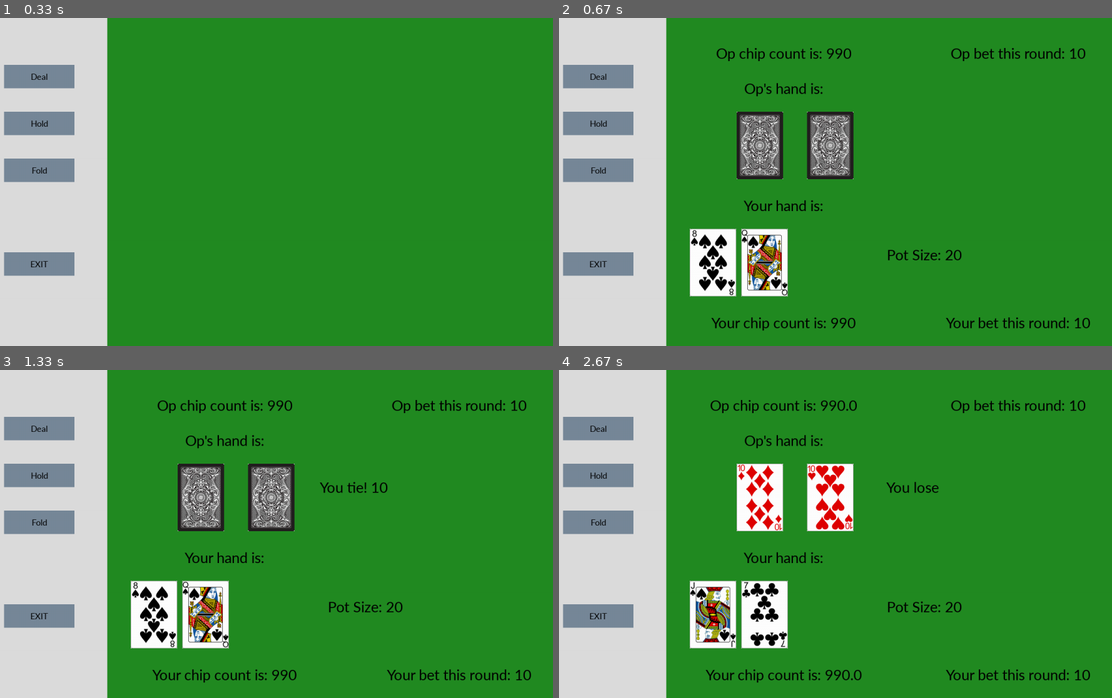
Above: before the commit, frames 1-4 (two rows, left to right).
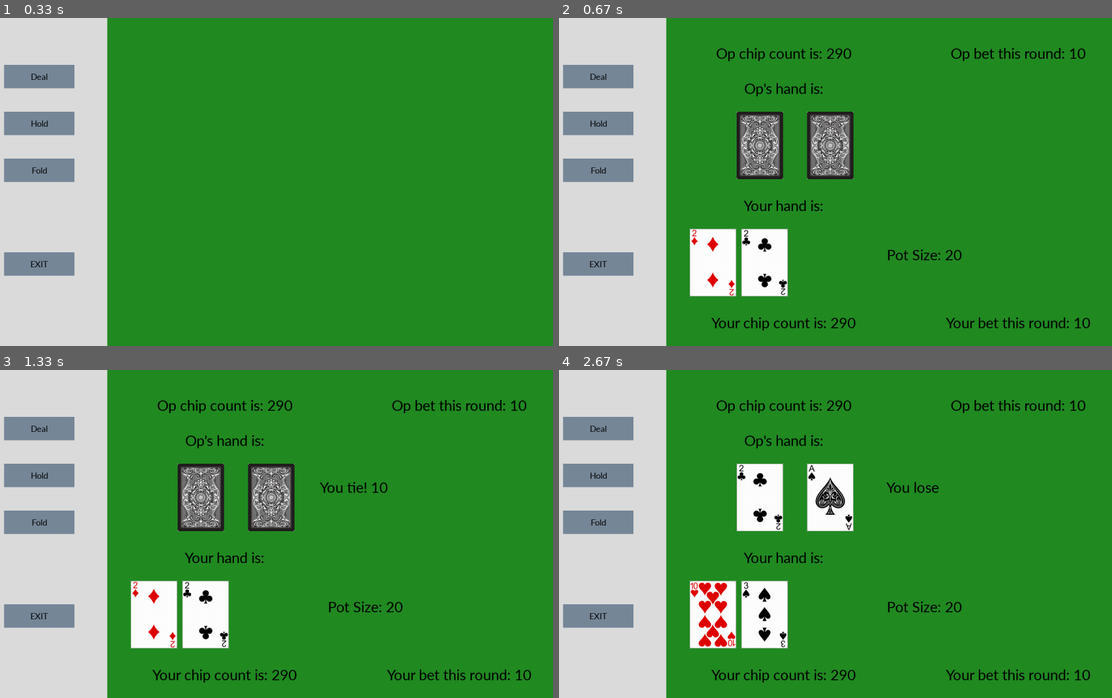
Above: after the commit, the same moments.

Repository: xpoes123/guts
Game: pygame game, started from guts_pygame.py
Two runs of this game, one before a commit and one after it. Both use one fixed random seed, a clock stepped at 60 frames per second and the inputs below.
Inputs (mouse positions are in pixels of both pictures, inside the frame that each line leads up to):
- Up to frame 1 (0.33 s): no input
- Up to frame 2 (0.67 s): press the mouse at (597, 77) at 0.37 s; move the mouse to (724, 178) at 0.47 s; release the mouse at (846, 277) at 0.6 s
- Up to frame 3 (1.33 s): click "Fold" at 0.72 s; press the mouse at (38, 520) at 1.03 s; move the mouse to (199, 504) at 1.13 s; release the mouse at (359, 488) at 1.27 s
- Up to frame 4 (2.67 s): click "Hold" at 1.88 s; press the mouse at (597, 429) at 2.2 s; move the mouse to (813, 491) at 2.3 s; release the mouse at (1034, 556) at 2.43 s; press the mouse at (597, 474) at 2.53 s; move the mouse to (785, 491) at 2.63 s

Frame 1 is identical in both runs. In frame 2, 1.6% of the frame differs, in the area x 23-51%, y 9-95%; in frame 3, 1.6%; in frame 4, 4.1%, in the area x 23-55%, y 9-96%.

Commit message:
Update guts_pygame.py

Diff:
--- a/guts_pygame.py
+++ b/guts_pygame.py
@@ -5,16 +5,15 @@
 import time
 import math
 
+# Pygame boilerplate
 pygame.init()
-
 clock = pygame.time.Clock()
-
 screen = pygame.display.set_mode((display_width, display_height))
-
 pygame.display.set_caption('Guts')
 screen.fill(background_color)
 pygame.draw.rect(screen, grey, pygame.Rect(0, 0, 250, 700))
 
+# Functions required for printing text
 def text_objects(text, font):
     textSurface = font.render(text, True, black)
     return textSurface, textSurface.get_rect()
@@ -26,28 +25,36 @@
     pygame.display.update()
 
 def chip_texts(text, x, y, amt):
-    text = text + " " +  str(amt)
+    text = text + " " +  str(math.floor(amt))
     TextSurf, TextRect = text_objects(text, textfont)
     TextRect.center = (x, y)
     screen.blit(TextSurf, TextRect)
     pygame.display.update()
 
-
-def button(msg, x, y, w, h, ic, ac, action=None):
+# Responsible for managing button presses and drawing the buttons
+def button(msg, x, y, w, h, ic, ac, action = None):
     mouse = pygame.mouse.get_pos()
     click = pygame.mouse.get_pressed()
+    # Checks if the mouse is currently where the button is at
     if x + w > mouse[0] > x and y + h > mouse[1] > y:
+        # Draws the box for the button
         pygame.draw.rect(screen, ac, (x, y, w, h))
+        # Checks if the button was clicked when mouse is hovering over button
         if click[0] == 1 != None:
             action()
+            # Attempt to try and prevent the button from multi clicking.
+            # Ideally I want to find a better solution because it causes the game to refresh in a weird way.
             time.sleep(0.1)
     else:
+        # Draws the box for the button
         pygame.draw.rect(screen, ic, (x, y, w, h))
 
+    # Prints the text for the buttons
     TextSurf, TextRect = text_objects(msg, font)
     TextRect.center = ((x + (w/2)), (y + (h/2)))
     screen.blit(TextSurf, TextRect)
 
+# Class for the main logic of the game
 class Play:
     def __init__(self):
         self.deck = Deck()
@@ -55,10 +62,10 @@
         self.dealer = Hand()
         self.player = Hand()
 
-        self.playerChips = 1000
-        self.playerBet = 10
-        self.opChips = 1000
-        self.opBet = 10
+        self.playerChips = STARTSTACK
+        self.playerBet = ANTE
+        self.opChips = STARTSTACK
+        self.opBet = ANTE
         self.pot = 0
 
         self.dealAction = False
@@ -68,29 +75,47 @@
 
         self.deck.shuffle()
 
+    # Deals cards for the game and keeps track of betting logistics amongst other logistical stuff
     def deal(self):
         # Resetting previous rounds things
         self.dealAction = True
+        # Ensures that deal can't be pressed before an action was given
         if not self.action:
             return
         self.action = False
-        self.deck.shuffle()
+        # Since we keep using blit, we need to redraw the canvas. This is causing issues but oh well
+        # Could potentially be fixed if we drew everything at the same time, but not sure how much that will help
         screen.fill(background_color)
         pygame.draw.rect(screen, grey, pygame.Rect(0, 0, 250, 700))
 
+        # Checks if the game should be over by condition of someone being bankrupt
+        if self.opChips <= self.opBet:
+            game_texts("!!!YOU WIN!!!", 500, 500)
+            time.sleep(5)
+            sys.exit()
+        elif self.playerChips <= self.playerBet:
+            game_texts("!!!YOU LOSE!!!", 500, 500)
+            time.sleep(5)
+            sys.exit()
+
+        # Resets the important data that we need for this hand
         self.dealer = Hand()
         self.player = Hand()
-
-        # Betting things
+        self.deck = Deck()
+        self.deck.shuffle()
+
+        # Deals with the logistics of betting in this round
         self.pot = 0
         self.playerChips -= self.playerBet
         self.opChips -= self.opBet
         self.pot += self.playerBet + self.opBet
 
+        # Deals the hole cards for both players
         for i in range(2):
             self.dealer.add_card(self.deck.deal())
             self.player.add_card(self.deck.deal())
 
+        # Displays all the cards and text that we currently need
         self.dealer.display_cards()
         self.player.display_cards()
         self.player_card = 1
@@ -101,7 +126,6 @@
         player_card = pygame.image.load('img/' + self.player.card_img[0] + '.png').convert()
         player_card_2 = pygame.image.load('img/' + self.player.card_img[1] + '.png').convert()
 
-
         game_texts("Op's hand is:", 500, 150)
         chip_texts("Op chip count is:", 500, 75, self.opChips)
         chip_texts("Op bet this round:", 1000, 75, self.opBet)
@@ -118,67 +142,88 @@
         screen.blit(player_card, (300, 450))
         screen.blit(player_card_2, (410, 450))
 
+    # Action for the button if player decides to hold
     def hold(self):
         self.action = True
+        # Checks to see if dealer button was pressed first
         if not self.dealAction:
             return
         self.dealAction = False
-        print("Okehios")
+
+        # Randomly generates if the computer will hold.
+        # This can be made to a better method but I'm not implementing that tonight
         self.opHold = bool(random.choice([True, False]))
-        if(self.opHold == True):
+
+        # If the computer holds
+        if(self.opHold):
+            # Displays the cards for the computer since they held
             op_card = pygame.image.load('img/' + self.dealer.card_img[0] + '.png').convert()
             op_card_2 = pygame.image.load('img/' + self.dealer.card_img[1] + '.png').convert()
             screen.blit(op_card, (400, 200))
             screen.blit(op_card_2, (550, 200))
+
+            # Checks to see who the winner is. If player wins then it is 1, if computer wins then -1, tie is 0.
             val = self.player.comp_hand(self.dealer)
-            print(val)
             if val == 1:
                 game_texts("You win! " + str(self.pot), 775, 250)
+                # Deals with the logistics of winning/losing the pot
                 self.playerChips += self.pot
                 self.opBet = self.pot
                 self.playerBet = ANTE
                 self.pot = 0
             elif val == -1:
                 game_texts("You lose", 775, 250)
+                # Deals with the logistics of winning/losing the pot
                 self.opChips += self.pot
                 self.playerBet = self.pot
                 self.opBet = ANTE
                 self.pot = 0
             else:
                 game_texts("You tie! " + str(math.floor(self.pot/2)), 775, 250)
+                # Deals with the logistics of tying the pot
                 self.opChips += self.pot/2
                 self.playerChips += self.pot/2
                 self.pot = 0
         else:
             game_texts("You win! " + str(self.pot), 775, 250)
+            # Deals with the logistics of winning/losing the pot
             self.playerChips += self.pot
             self.playerBet = ANTE
             self.opBet = ANTE
             self.pot = 0
 
+    # Action for the button if player decides to fold
     def fold(self):
         self.action = True
+        # Checks to see if dealer button was pressed first
         if not self.dealAction:
             return
         self.dealAction = False
+
+        # Randomly generates if the computer will hold.
+        # This can be made to a better method but I'm not implementing that tonight
         self.opHold = bool(random.choice([True, False]))
+
+        # If the computer holds
         if(self.opHold):
             game_texts("You tie! " + str(math.floor(self.pot/2)), 775, 250)
+            # Deals with the logistics of tying the pot
             self.opChips += self.pot/2
             self.playerChips += self.pot/2
             self.pot = 0
         else:
             game_texts("You lose", 775, 250)
+            # Deals with the logistics of winning/losing the pot
             self.opChips += self.pot
             self.playerBet = ANTE
             self.opBet = ANTE
             self.pot = 0
 
-
-
+    # Action for the exit button
     def exit(self):
         sys.exit()
 
+    # Legacy code, might add some funcationality later
     def play_or_exit(self):
         game_texts("Play again press Deal!", 200, 80)
         time.sleep(3)
@@ -195,6 +240,7 @@
 play_guts = Play()
 running = True
 
+# Action for pygame to continously display
 while running:
     for event in pygame.event.get():
         if event.type == pygame.QUIT:
